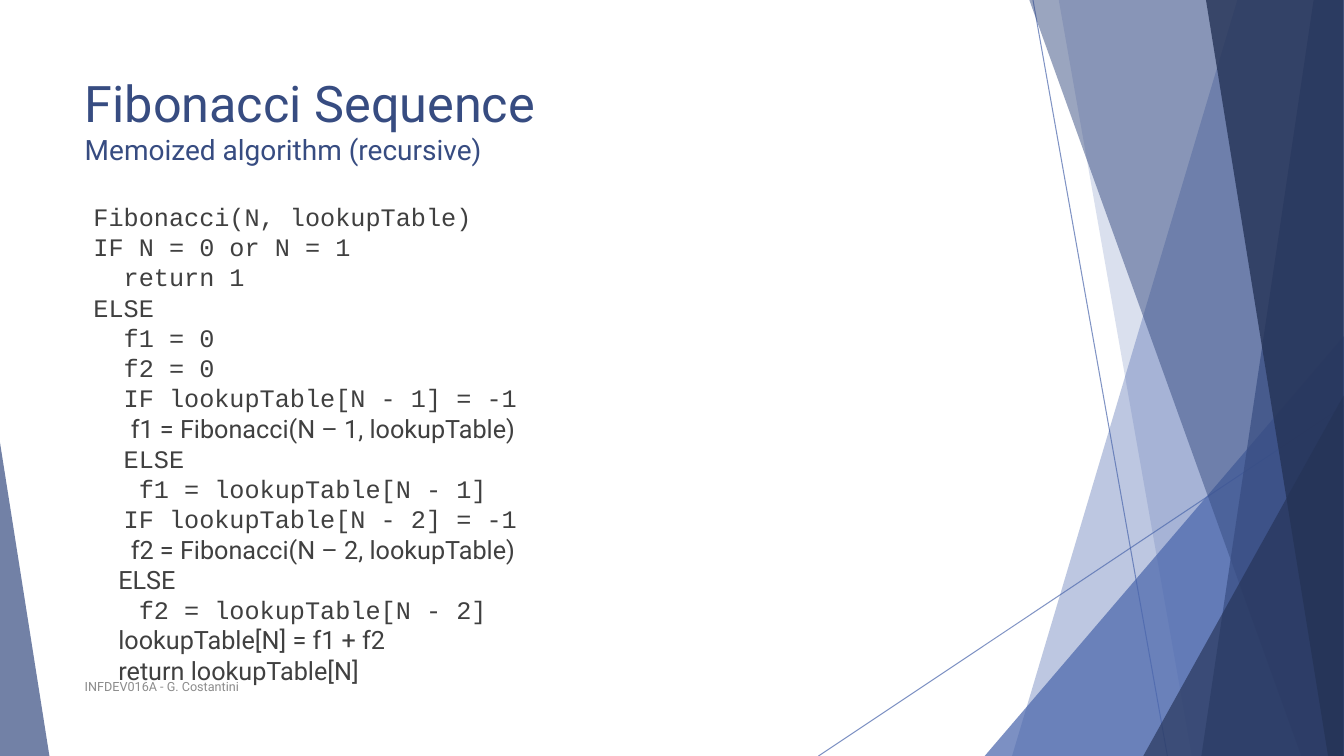
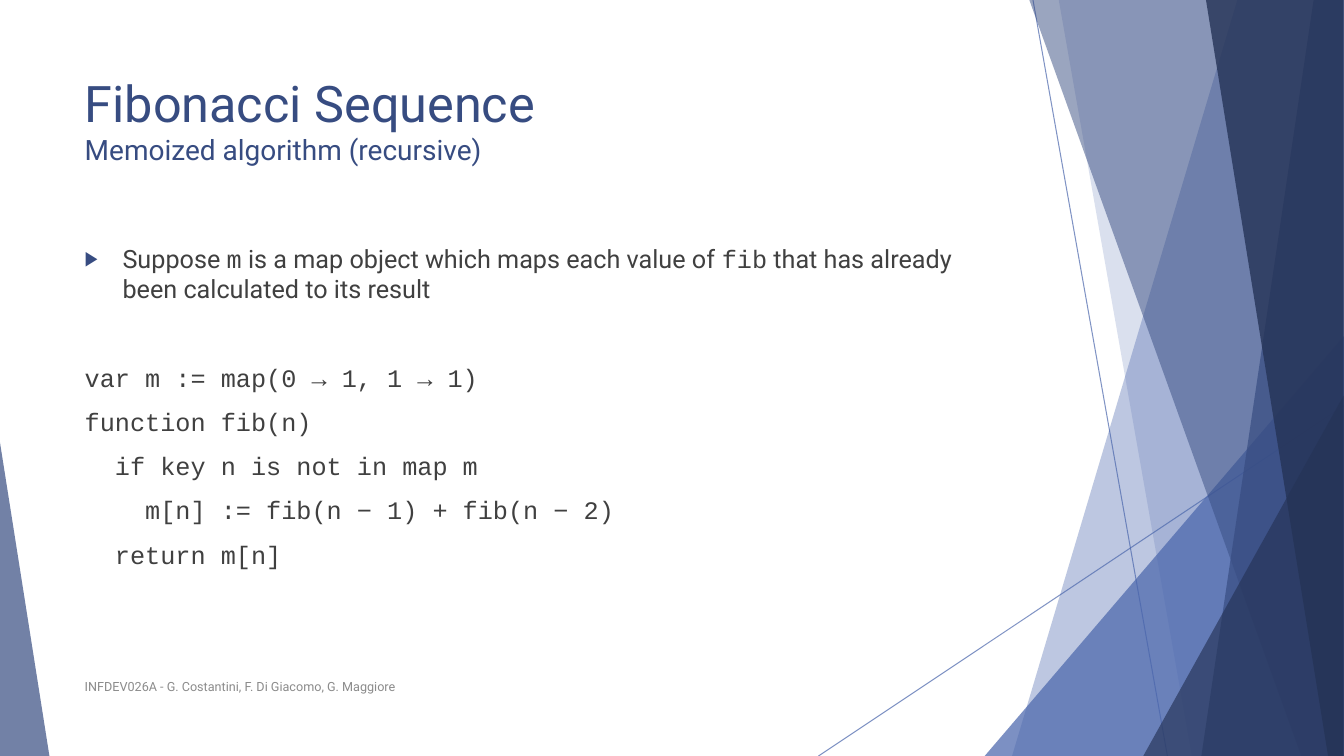
Before and after one commit to polyanos/INFDEV01-6A, a slide deck: slide 10 of Slides/Week 6 - Dynamic Programming, Floyd Warshall.pptx (slide 9 before the commit). Drawn at 1344x756 pixels with LibreOffice and Linux fonts; fonts in the diff are those of the drawing. Boxes give left, top, right and bottom in pixels: in the first picture for what was removed or moved away, otherwise in the second. Text is boxed around its words. In the diff, an @@ line names an element or a change of style, - is before the commit and + after.

```diff
--- a/Slides/Week 6 - Dynamic Programming, Floyd Warshall.pptx
+++ b/Slides/Week 6 - Dynamic Programming, Floyd Warshall.pptx
@@ text at (x1=85, y1=249, x2=951, y2=570): text changed @@
-Fibonacci(N, lookupTable)
-IF N = 0 or N = 1
-return 1
-ELSE
-f1 = 0
-f2 = 0
-IF lookupTable[N - 1] = -1
-f1 = Fibonacci(N – 1, lookupTable)
-ELSE
-f1 = lookupTable[N - 1]
-IF lookupTable[N - 2] = -1
-f2 = Fibonacci(N – 2, lookupTable)
-ELSE
-f2 = lookupTable[N - 2]
-lookupTable[N] = f1 + f2
-return lookupTable[N]
+▶ Suppose m is a map object which maps each value of fib that has already been calculated to its result
+var m := map(0 → 1, 1 → 1)
+function fib(n)
+if key n is not in map m
+m[n] := fib(n − 1) + fib(n − 2)
+return m[n]
@@ text at (x1=85, y1=682, x2=395, y2=694): text changed @@
-INFDEV016A - G. Costantini
+INFDEV026A - G. Costantini, F. Di Giacomo, G. Maggiore
```
Also in this commit, not shown: 10 other slides changed, 2 slides added.
